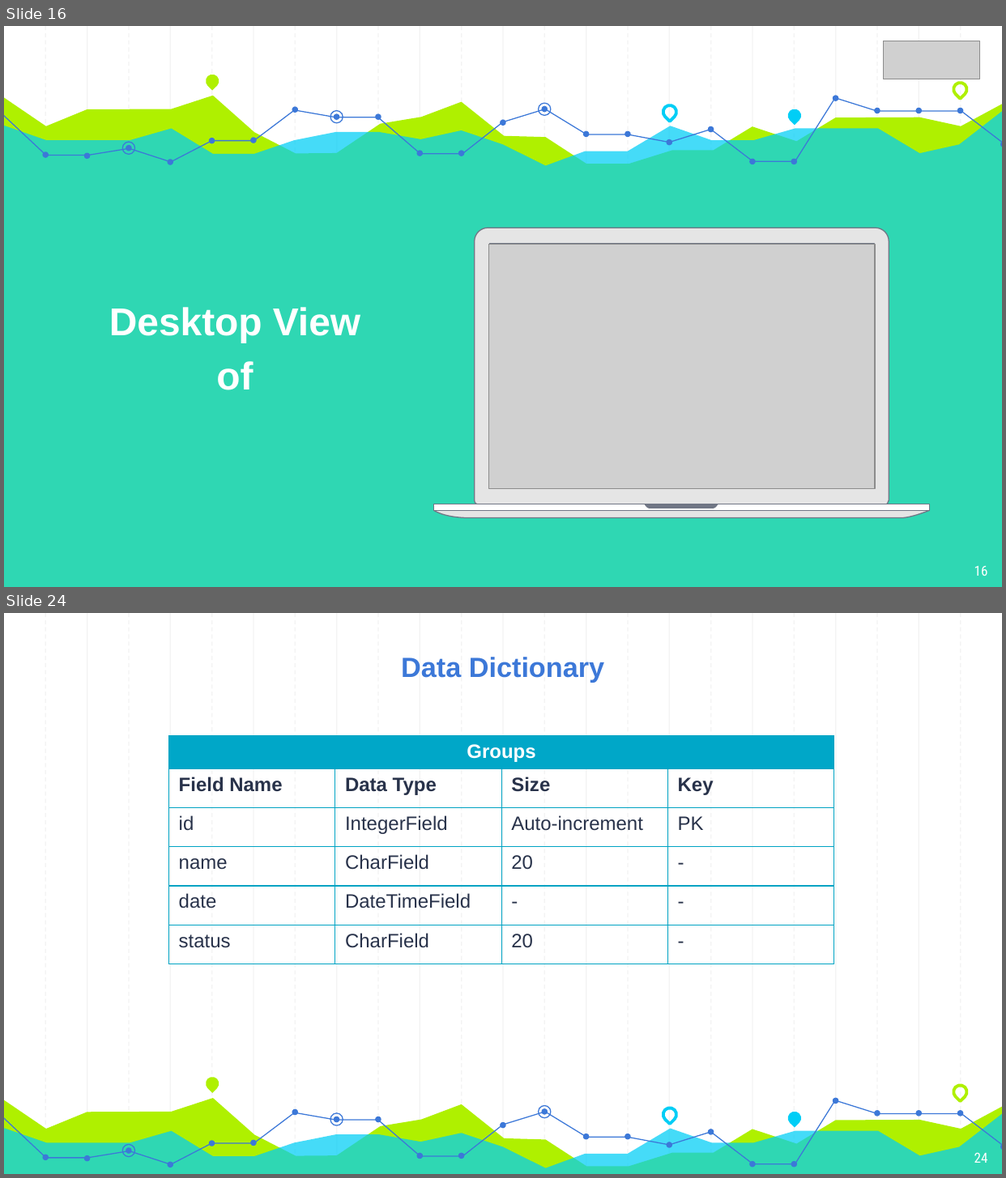
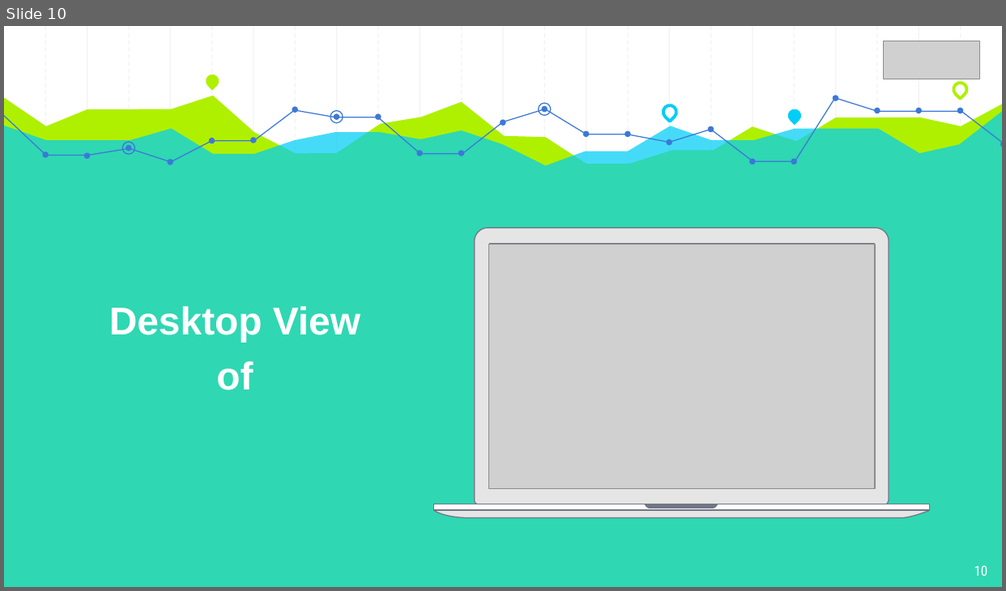
Before and after one commit to Parth971/ET, a slide deck: fianl ppt.pptx. Shown one above the other, each under a label of ours: slides 16 and 24 before the commit, slide 10 after it; the slides between them are not shown. The pictures are 1006x1178 and 1006x591 pixels, drawn with LibreOffice and Linux fonts; fonts in the diff are those of the drawing; grey boxes stand for pictures. Boxes give left, top, right and bottom in pixels: in the first picture for what was removed or moved away, otherwise in the second. Text is boxed around its words. In the diff, an @@ line names an element or a change of style, - is before the commit and + after.

```diff
--- a/fianl ppt.pptx
+++ b/fianl ppt.pptx
@@ slide 24 removed at (4, 613, 1002, 1174), background #FFFFFF; not listed: 23 template elements that a slide beside it also shows @@
@@ text removed at (401, 657, 604, 683) @@
-Data Dictionary
@@ table removed at (168, 736, 835, 965), 6 rows, 4 columns @@
-Groups |  |  | 
-Field Name | Data Type | Size | Key
-id | IntegerField | Auto-increment | PK
-name | CharField | 20 | -
-date | DateTimeField | - | -
-status | CharField | 20 | -
@@ freeform shape removed at (4, 1098, 1002, 1174) @@
@@ teardrop removed at (203, 1075, 221, 1093) @@
@@ teardrop removed at (950, 1084, 969, 1101) @@
@@ freeform shape removed at (4, 1113, 1002, 1174) @@
@@ freeform shape removed at (4, 1113, 462, 1165) @@
@@ ellipse removed at (330, 1114, 343, 1126) @@
@@ freeform shape removed at (462, 1100, 835, 1164) @@
@@ ellipse removed at (538, 1106, 550, 1118) @@
@@ teardrop removed at (660, 1105, 678, 1123) @@
@@ teardrop removed at (785, 1110, 803, 1127) @@
@@ freeform shape removed at (836, 1101, 1002, 1146) @@
@@ ellipse removed at (123, 1145, 134, 1157) @@
@@ group removed at (43, 1098, 1002, 1168): 24 ellipses @@
@@ page number removed at (974, 1152, 988, 1163) @@
-24
@@ what was slide 16 is now slide 10 @@
@@ slide 10 changed as well @@
@@ outline redrawn in 3 elements at (4, 109, 1002, 587), (462, 96, 835, 160), (474, 228, 889, 505) @@
@@ page number at (974, 565, 988, 576): text changed @@
-16
+10
```
Also in this commit, not shown: 14 other slides changed, 2 slides added, 17 other slides removed, 1 other file.
